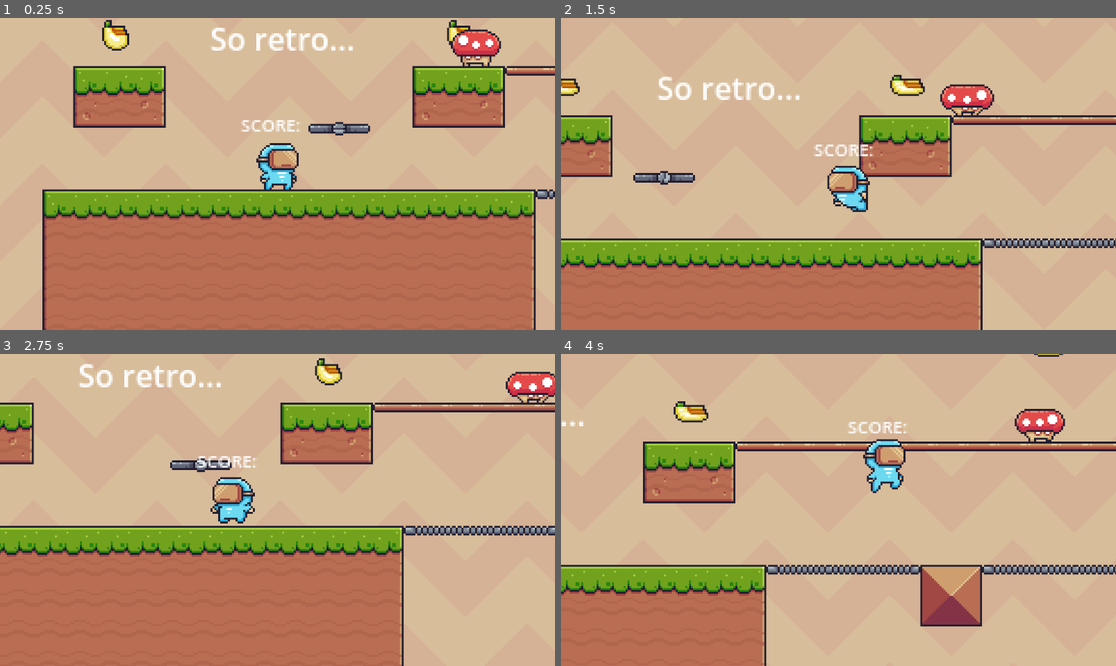
Above: before the commit, frames 1-4 (two rows, left to right).
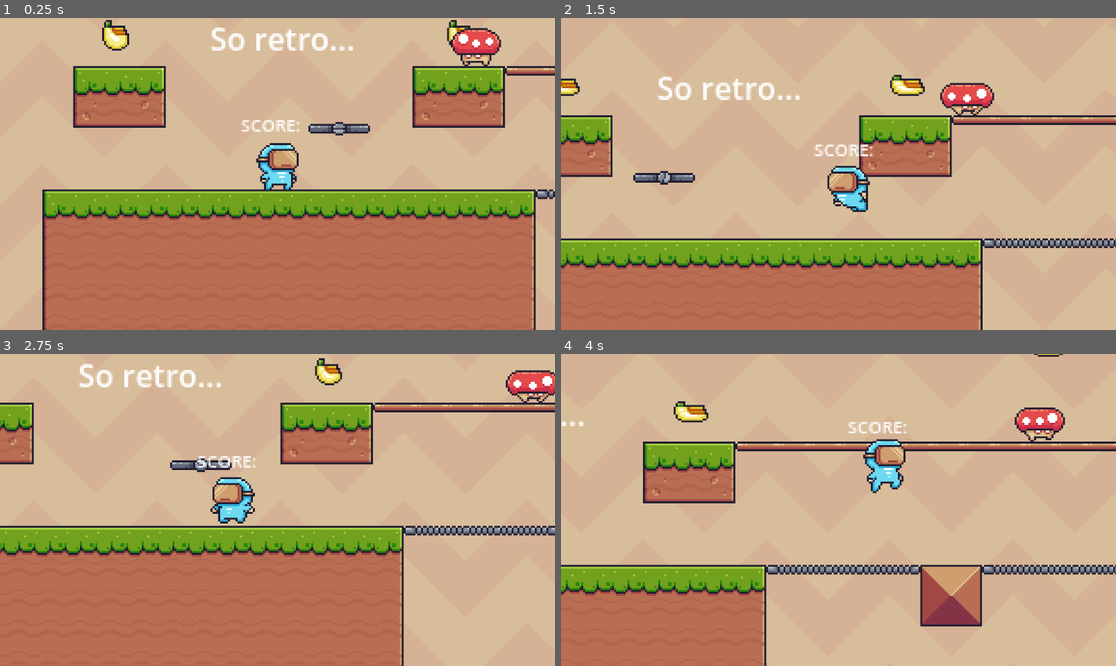
Above: after the commit, the same moments.

Repository: ManuelAmayaOrozco/2D-Test-Project-1-Manuel
Game: Godot game, scene res://scenes/game.tscn
Same seed, same stepped clock (60 frames per second), same inputs: the game is played once before the commit and once after it.
Inputs:
- Up to frame 1 (0.25 s): no input
- Up to frame 2 (1.5 s): hold Right (move_right) from 0.53 s (still down); tap Space (jump) at 0.77 s
- Up to frame 3 (2.75 s): tap Space (jump) at 1.52 s; release Right (move_right) at 2.03 s; hold Left (move_left) from 2.03 s (still down)
- Up to frame 4 (4 s): release Left (move_left) at 2.78 s; hold Right (move_right) from 2.78 s (still down); tap Space (jump) at 3.02, 3.77 s

The runs differ from the first frame. In frame 1, 0.4% of the frame differs, in the area x 81-91%, y 3-16%; in frame 2, 0.4%; in frame 3, 0.4%; in frame 4, 0.4%.

Commit message:
Attempt at enemy hurtbox to kill enemy

Diff:
--- a/Test Project 1 Manuel/scenes/MainGuy.tscn
+++ b/Test Project 1 Manuel/scenes/MainGuy.tscn
@@ -347,7 +347,7 @@
 sprite_frames = SubResource("SpriteFrames_0s38g")
 animation = &"idle"
 autoplay = "idle"
-frame_progress = 0.433492
+frame_progress = 0.549473
 
 [node name="CollisionShape2D" type="CollisionShape2D" parent="."]
 position = Vector2(0, -11)
--- a/Test Project 1 Manuel/scenes/mushroom.tscn
+++ b/Test Project 1 Manuel/scenes/mushroom.tscn
@@ -1,9 +1,30 @@
-[gd_scene load_steps=37 format=3 uid="uid://bu7bes48csc7x"]
+[gd_scene load_steps=44 format=3 uid="uid://bu7bes48csc7x"]
 
 [ext_resource type="Script" path="res://scripts/mushroom.gd" id="1_2iqpg"]
 [ext_resource type="Texture2D" uid="uid://bq3f5t16dlkxn" path="res://assets/Enemies/Mushroom/Idle (32x32).png" id="1_t4i2i"]
 [ext_resource type="Texture2D" uid="uid://bxmwg0mvnaou8" path="res://assets/Enemies/Mushroom/Run (32x32).png" id="2_b2ubd"]
+[ext_resource type="Texture2D" uid="uid://cxvs54hv2sxxe" path="res://assets/Enemies/Mushroom/Hit.png" id="2_tcj7g"]
 [ext_resource type="PackedScene" uid="uid://b8k3vr0b27drw" path="res://scenes/killzone.tscn" id="3_u3lmt"]
+
+[sub_resource type="AtlasTexture" id="AtlasTexture_byeu6"]
+atlas = ExtResource("2_tcj7g")
+region = Rect2(128, 0, 32, 32)
+
+[sub_resource type="AtlasTexture" id="AtlasTexture_yupdb"]
+atlas = ExtResource("2_tcj7g")
+region = Rect2(96, 0, 32, 32)
+
+[sub_resource type="AtlasTexture" id="AtlasTexture_nf6o7"]
+atlas = ExtResource("2_tcj7g")
+region = Rect2(64, 0, 32, 32)
+
+[sub_resource type="AtlasTexture" id="AtlasTexture_yanca"]
+atlas = ExtResource("2_tcj7g")
+region = Rect2(32, 0, 32, 32)
+
+[sub_resource type="AtlasTexture" id="AtlasTexture_vucls"]
+atlas = ExtResource("2_tcj7g")
+region = Rect2(0, 0, 32, 32)
 
 [sub_resource type="AtlasTexture" id="AtlasTexture_1a4qn"]
 atlas = ExtResource("1_t4i2i")
@@ -127,6 +148,26 @@
 
 [sub_resource type="SpriteFrames" id="SpriteFrames_l4rbr"]
 animations = [{
+"frames": [{
+"duration": 1.0,
+"texture": SubResource("AtlasTexture_byeu6")
+}, {
+"duration": 1.0,
+"texture": SubResource("AtlasTexture_yupdb")
+}, {
+"duration": 1.0,
+"texture": SubResource("AtlasTexture_nf6o7")
+}, {
+"duration": 1.0,
+"texture": SubResource("AtlasTexture_yanca")
+}, {
+"duration": 1.0,
+"texture": SubResource("AtlasTexture_vucls")
+}],
+"loop": true,
+"name": &"death",
+"speed": 10.0
+}, {
 "frames": [{
 "duration": 1.0,
 "texture": SubResource("AtlasTexture_1a4qn")
@@ -229,20 +270,25 @@
 }]
 
 [sub_resource type="RectangleShape2D" id="RectangleShape2D_sfbde"]
-size = Vector2(21.8182, 16)
+size = Vector2(22.7273, 15.4545)
+
+[sub_resource type="RectangleShape2D" id="RectangleShape2D_7sctf"]
+size = Vector2(20, 3)
 
 [node name="Mushroom" type="CharacterBody2D"]
 script = ExtResource("1_2iqpg")
 
 [node name="AnimatedSprite2D" type="AnimatedSprite2D" parent="."]
 sprite_frames = SubResource("SpriteFrames_l4rbr")
-animation = &"running"
+animation = &"death"
 autoplay = "running"
+frame = 4
+frame_progress = 0.925376
 
 [node name="Killzone" parent="." instance=ExtResource("3_u3lmt")]
 
 [node name="CollisionShape2D" type="CollisionShape2D" parent="Killzone"]
-position = Vector2(0, 7)
+position = Vector2(0, 9)
 scale = Vector2(1.1, 1.1)
 shape = SubResource("RectangleShape2D_sfbde")
 
@@ -261,5 +307,13 @@
 target_position = Vector2(0, 19)
 
 [node name="CollisionShape2D" type="CollisionShape2D" parent="."]
-position = Vector2(0, 7)
+position = Vector2(0, 8)
 shape = SubResource("RectangleShape2D_sfbde")
+
+[node name="AreaShape2DHurt" type="Area2D" parent="."]
+position = Vector2(0, -2)
+collision_mask = 2
+
+[node name="CollisionShape2D" type="CollisionShape2D" parent="AreaShape2DHurt"]
+position = Vector2(0, 1)
+shape = SubResource("RectangleShape2D_7sctf")
--- a/Test Project 1 Manuel/scripts/mushroom.gd
+++ b/Test Project 1 Manuel/scripts/mushroom.gd
@@ -10,6 +10,7 @@
 @onready var ray_cast_right = $RayCastRight
 @onready var front = $Front
 @onready var back = $Back
+@onready var area_shape_2d_hurt = $AreaShape2DHurt
 
 @onready var animated_sprite = $AnimatedSprite2D
 
@@ -45,3 +46,10 @@
 	position.x += direction * SPEED * delta
 
 	move_and_slide()
+
+func _on_body_entered(body):
+	die()
+
+func die():
+	animated_sprite.play("idle")
+	queue_free()
